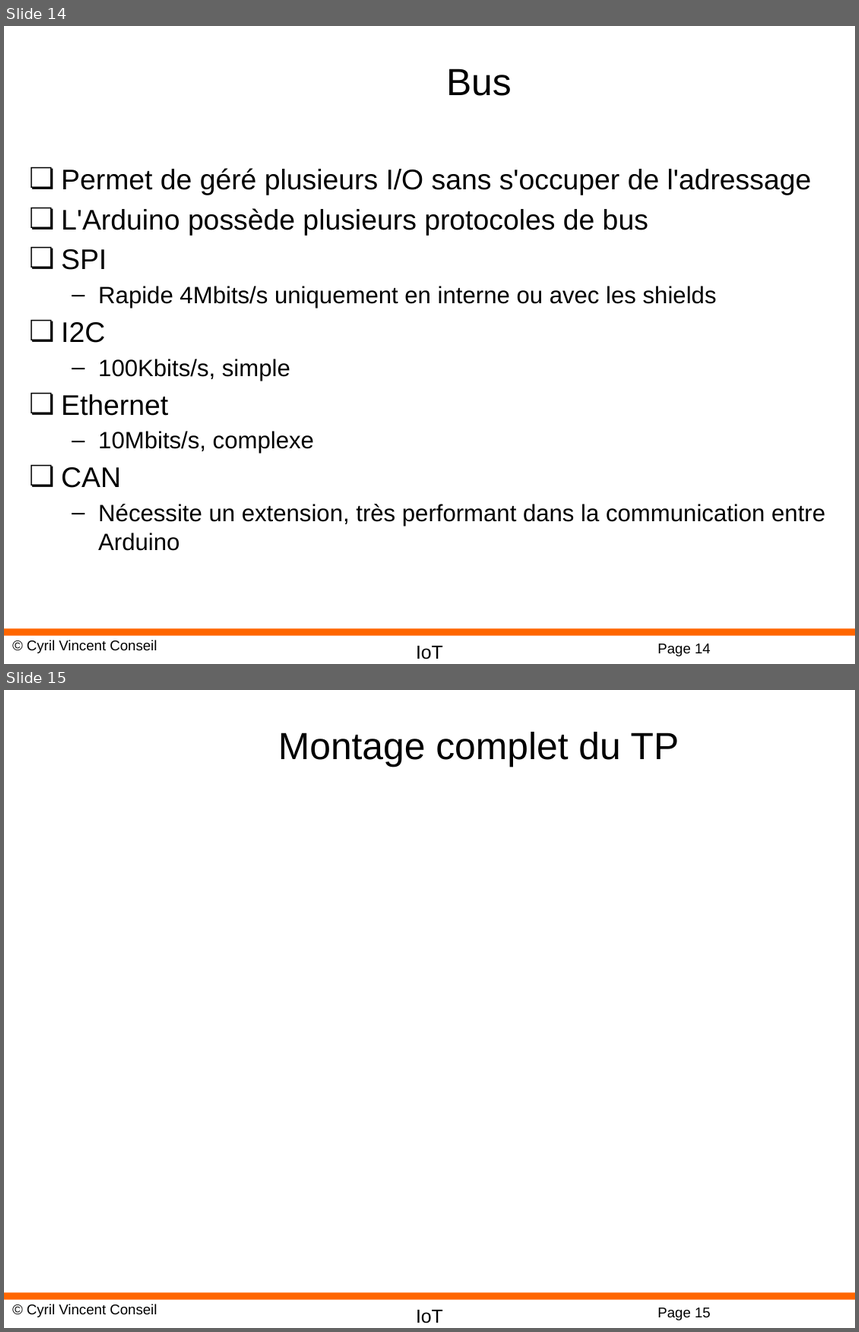
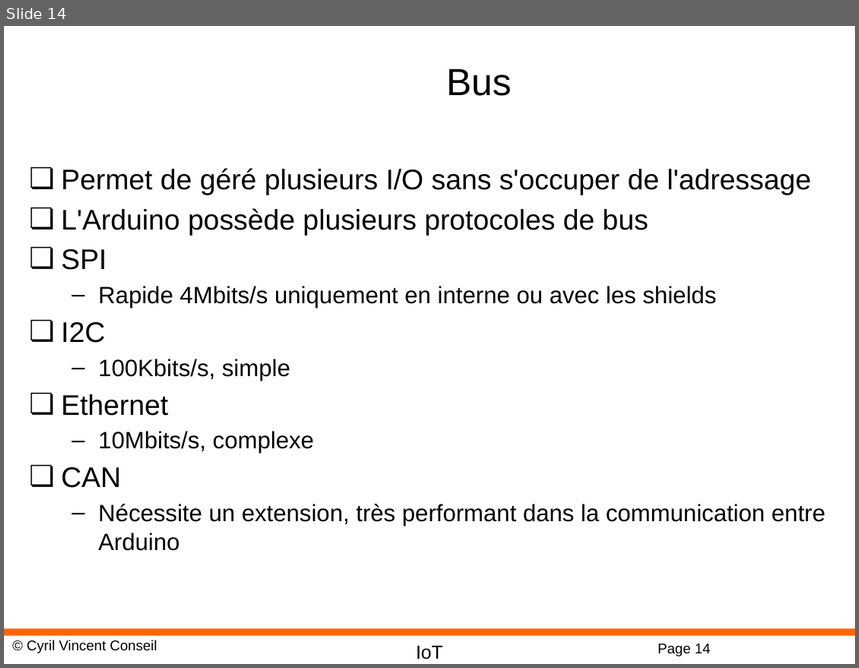
Before and after one commit to cyrilvincent/IoT, a slide deck: ppt/IoT03-ArduinoCabling.pptx. Shown one above the other, each under a label of ours: slides 14 and 15 before the commit, slide 14 after it. The pictures are 859x1332 and 859x668 pixels, drawn with LibreOffice and Linux fonts; fonts in the diff are those of the drawing; background and template pictures are left out. Boxes give left, top, right and bottom in pixels: in the first picture for what was removed or moved away, otherwise in the second. Text is boxed around its words. In the diff, an @@ line names an element or a change of style, - is before the commit and + after.

```diff
--- a/ppt/IoT03-ArduinoCabling.pptx
+++ b/ppt/IoT03-ArduinoCabling.pptx
@@ slide 15 removed at box(4, 690, 855, 1328), background #FFFFFF; not listed: 4 template elements that a slide beside it also shows @@
@@ title removed at box(278, 732, 680, 767) @@
-Montage complet du TP
```
Also in this commit, not shown: 1 slide changed, 1 slide added, 2 other files.
